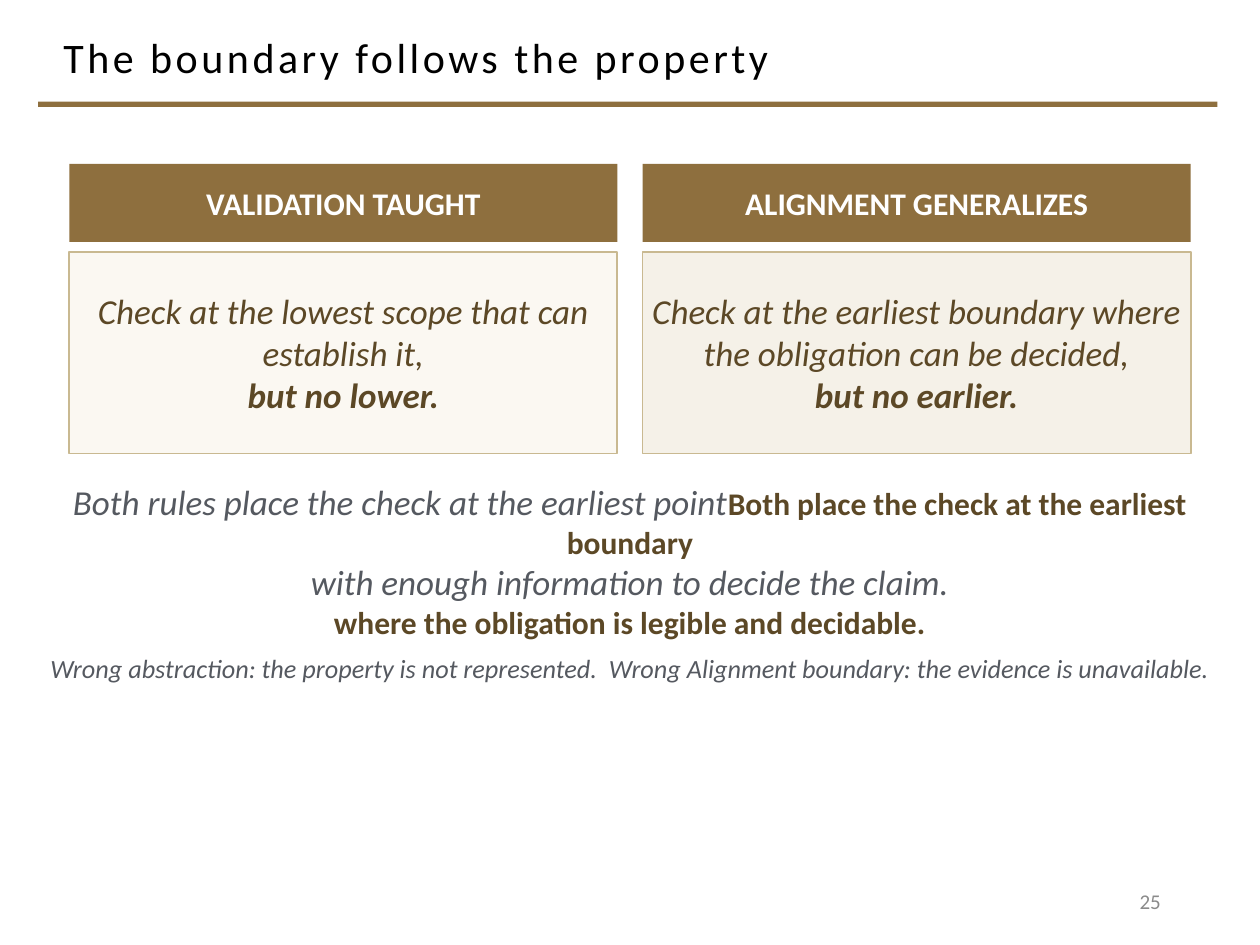
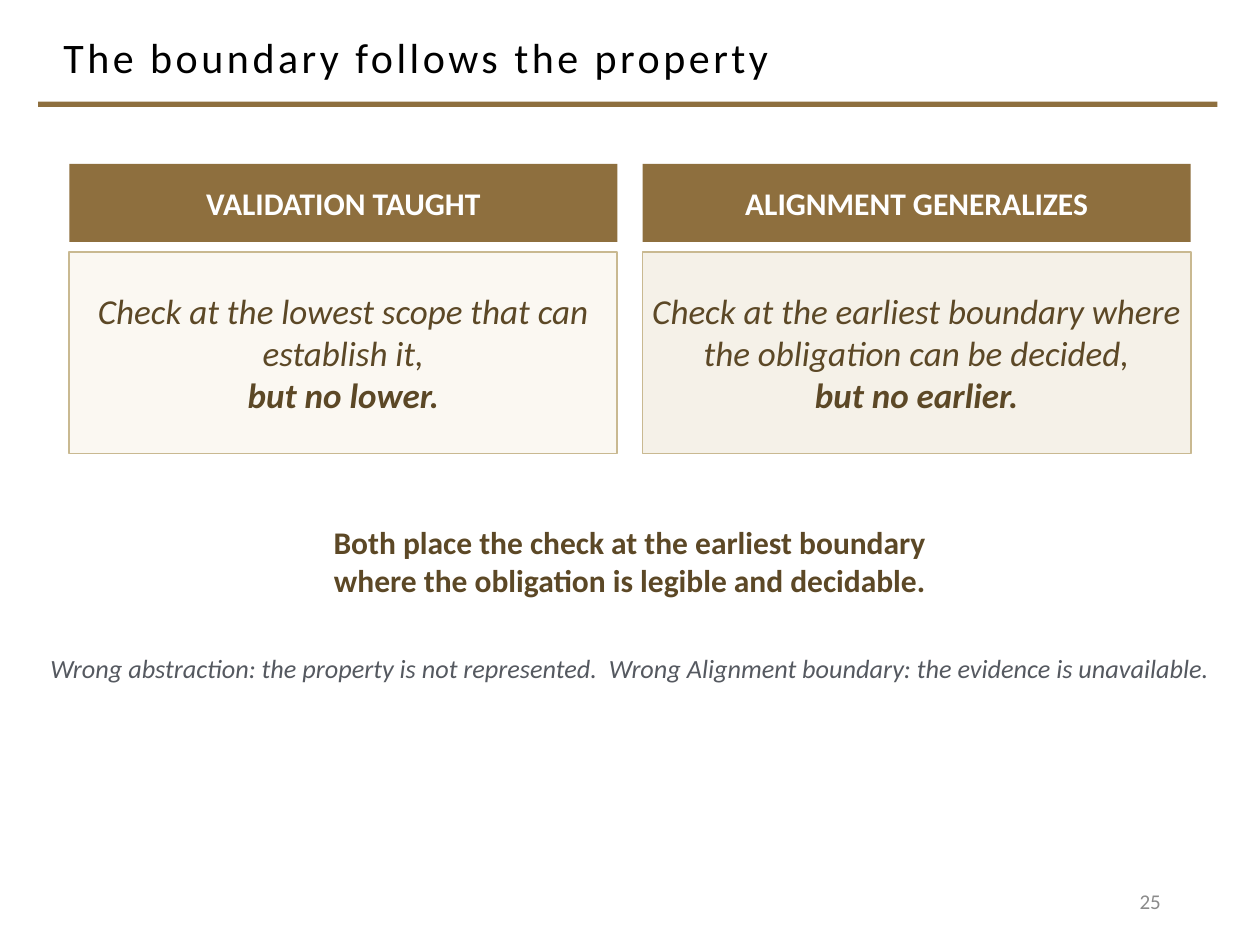
Before and after one commit to davisjam/model-based-agentic-software-engineering, a slide deck: slide 25 of course/lectures/act-2-delegation-and-control/03-alignment/2-3-Alignment.pptx. Drawn at 1260x945 pixels with LibreOffice and Linux fonts; fonts in the diff are those of the drawing; background and template pictures are left out. Boxes give left, top, right and bottom in pixels: in the first picture for what was removed or moved away, otherwise in the second. Text is boxed around its words. In the diff, an @@ line names an element or a change of style, - is before the commit and + after.

```diff
--- a/course/lectures/act-2-delegation-and-control/03-alignment/2-3-Alignment.pptx
+++ b/course/lectures/act-2-delegation-and-control/03-alignment/2-3-Alignment.pptx
@@ text at bbox=[334, 532, 925, 559]: text changed; size 20 to 18 pt; text colour #555960 to #5C4826; bold on; italic off @@
-Both rules place the check at the earliest pointBoth place the check at the earliest boundary
-with enough information to decide the claim.
+Both place the check at the earliest boundary
```
Also in this commit, not shown: 1 other slide changed.
